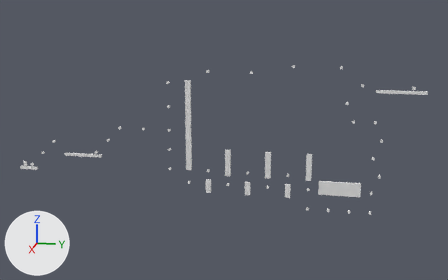
An edit to the Blender file DirectXGame/Resources/Levels/Stage1.blend, drawn before and after from the same camera.
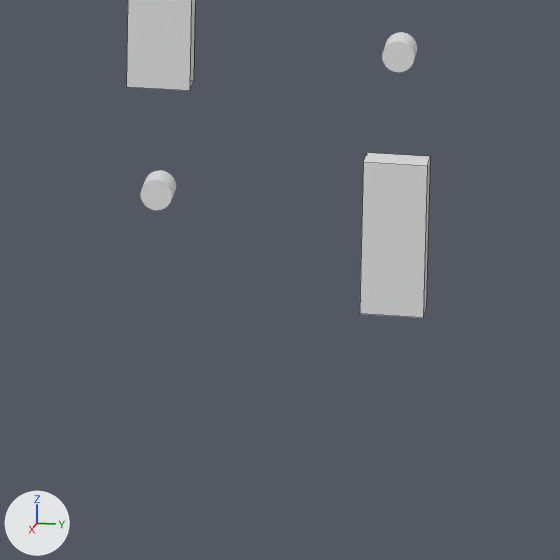
The first picture shows the older version from a 50 mm camera at (438.4, 249.7, 139.1) aimed at (-1.6, 161.7, 29.1). The close-ups show both versions on the part from 57% to 67% of the width and 61% to 78% of the height of that picture; other places that the commit changed are outside them. The axes (+X, +Y, +Z) are drawn at lower left. The lights are the same throughout. The close-ups show mesh edges as thin lines.

Objects in the first close-up: 'floor6.002', 'floor6.003', 'サンゴ24', 'サンゴ24.001'.
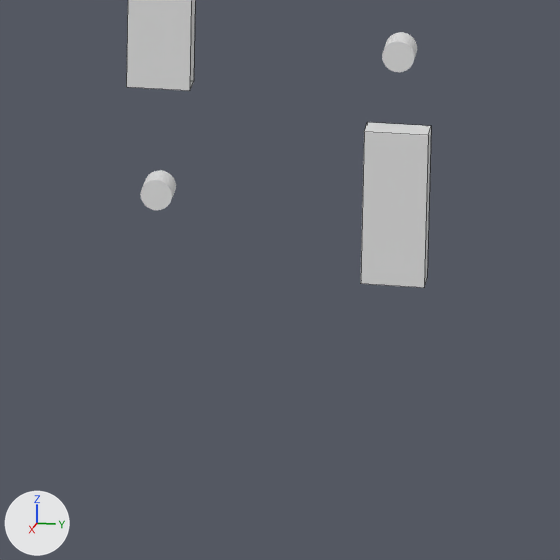
Boxes [x1, y1, x2, y2] around the edits, measured in the close-ups (560 x 560 px):
```json
{"object": "floor6.003", "change": "moved", "before": [360, 153, 430, 318], "after": [361, 122, 431, 288]}
```

The change, as JSON lines over the scene's bpy script:
```json
{"op": "set", "path": "ob_floor6_003.location", "old": "(0.0, 210.0, -7.0)", "new": "(0.0, 210.0, -5.0)"}
```
